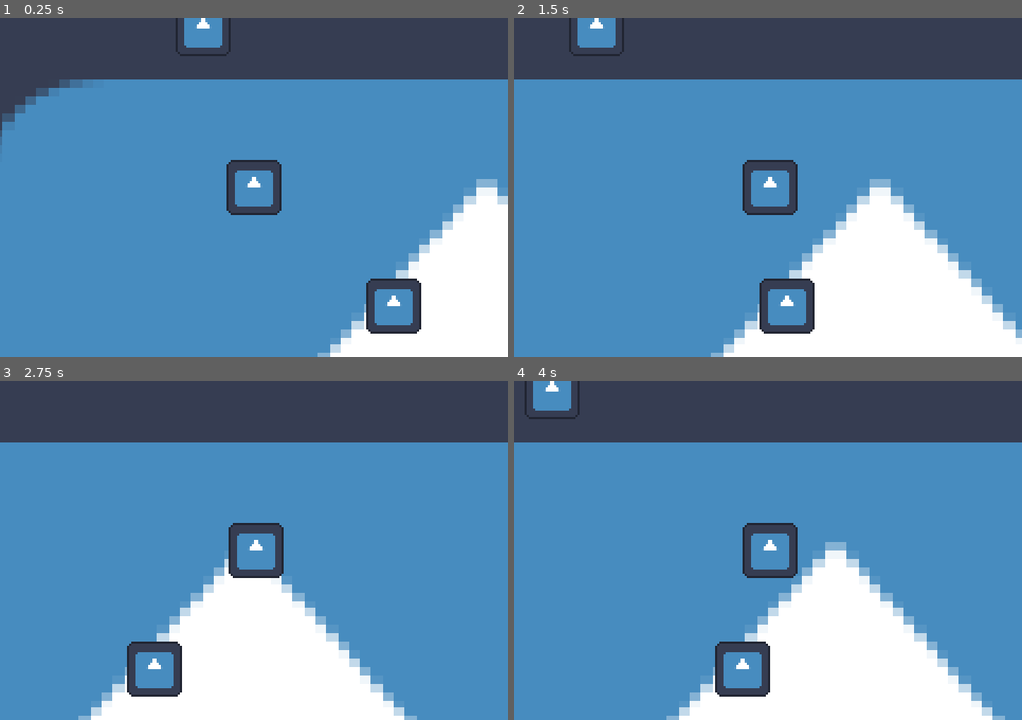
Above: before the commit, frames 1-4 (two rows, left to right).
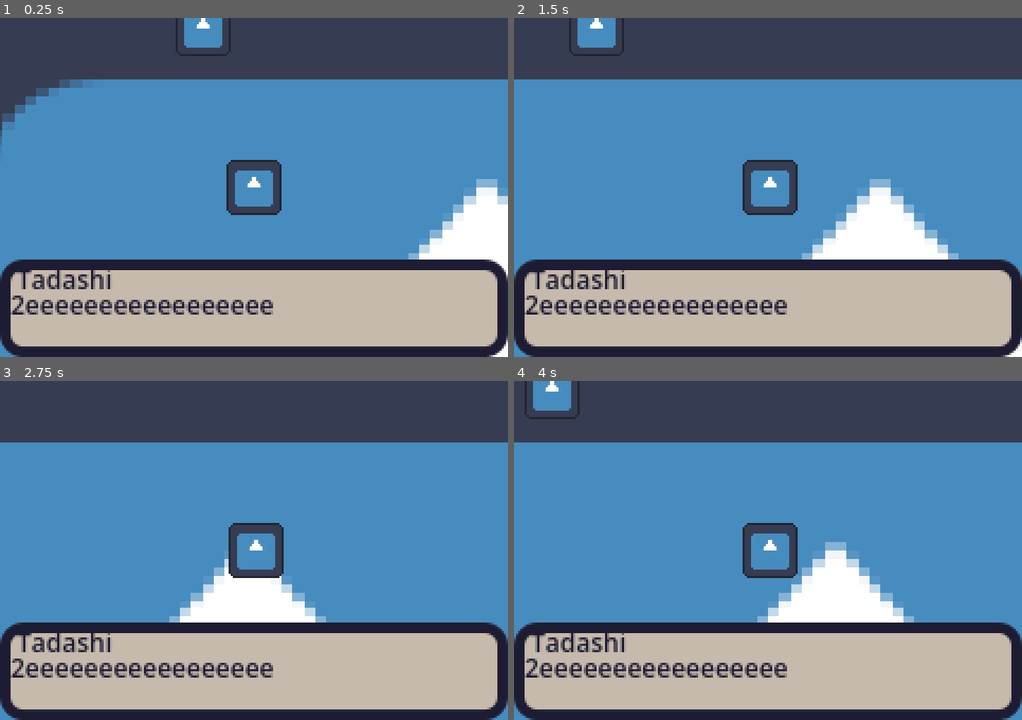
Above: after the commit, the same moments.

Repository: chickengamer555/7-days-of-rain-B1T-jam
Game: Godot game, scene res://test/test.tscn
Same seed, same stepped clock (60 frames per second), same inputs: the game is played once before the commit and once after it. The engine's default icon, where the game draws it, is replaced by a stand-in: a white triangle on a blue panel in a dark square.
Inputs (mouse positions are in pixels of both pictures, inside the frame that each line leads up to):
- Up to frame 1 (0.25 s): no input
- Up to frame 2 (1.5 s): tap Enter at 0.5 s; move the mouse to (879, 170) at 0.52 s; hold Right (right) 0.53-1.25 s; hold F (Fast_foward) 0.53-1.25 s; click (879, 170) at 0.67 s; drag from (666, 204) to (768, 187) at 1.27 s
- Up to frame 3 (2.75 s): tap Space at 2 s; move the mouse to (304, 475) at 2.02 s; hold Right (right) from 2.03 s (still down); hold Q (Ledger) from 2.03 s (still down); click (304, 475) at 2.17 s
- Up to frame 4 (4 s): release Right (right) at 2.75 s; release Q (Ledger) at 2.75 s; drag from (742, 618) to (615, 499) at 2.77 s; tap Enter at 3.5 s; move the mouse to (920, 601) at 3.52 s; hold A (left) from 3.53 s (still down); hold E (Interact) from 3.53 s (still down); click (920, 601) at 3.67 s

The runs differ from the first frame. In frame 1, 29% of the frame differs, in the area x 0-100%, y 71-100%; in frame 2, 29%; in frame 3, 28%; in frame 4, 28%.

Commit message:
Start of dialouge

Diff:
--- /dev/null
+++ b/Autoloads/DIALOUGE.tscn
@@ -0,0 +1,35 @@
+[gd_scene format=3 uid="uid://cighbufvpxapt"]
+
+[ext_resource type="PackedScene" uid="uid://ddjodc2p80frd" path="res://Dialouge/dialogue_box.tscn" id="1_kbwly"]
+[ext_resource type="Script" uid="uid://d1ic2nsfhrwro" path="res://Dialouge/dialogue_player.gd" id="2_i5blm"]
+
+[node name="Dialouge" type="Node2D" unique_id=1317725260]
+
+[node name="DialogueBox" parent="." unique_id=544790272 instance=ExtResource("1_kbwly")]
+
+[node name="Prompt" type="Label" parent="." unique_id=1754300791]
+visible = false
+anchors_preset = 10
+anchor_right = 1.0
+offset_left = -0.5
+offset_right = 240.036
+offset_bottom = 23.0
+grow_horizontal = 2
+autowrap_mode = 3
+
+[node name="ChoiceScroll" type="ScrollContainer" parent="." unique_id=1106498108]
+visible = false
+anchors_preset = 12
+anchor_top = 1.0
+anchor_right = 1.0
+anchor_bottom = 1.0
+grow_horizontal = 2
+grow_vertical = 0
+
+[node name="Choices" type="VBoxContainer" parent="ChoiceScroll" unique_id=472904823]
+layout_mode = 2
+size_flags_horizontal = 3
+
+[node name="Walker" type="Node" parent="." unique_id=1777420321]
+script = ExtResource("2_i5blm")
+metadata/_custom_type_script = "uid://d1ic2nsfhrwro"
--- /dev/null
+++ b/Dialouge/dialogue_box.tscn
@@ -0,0 +1,62 @@
+[gd_scene format=3 uid="uid://ddjodc2p80frd"]
+
+[ext_resource type="Script" uid="uid://bkjhw8nxnow3o" path="res://Dialouge/typewriter_dialogue.gd" id="1"]
+
+[sub_resource type="StyleBoxFlat" id="StyleBoxFlat_box"]
+bg_color = Color(0.7764706, 0.7294118, 0.6745098, 1)
+border_width_left = 5
+border_width_top = 5
+border_width_right = 5
+border_width_bottom = 5
+border_color = Color(0.11764706, 0.10980392, 0.19607843, 1)
+corner_radius_top_left = 10
+corner_radius_top_right = 10
+corner_radius_bottom_right = 10
+corner_radius_bottom_left = 10
+
+[node name="DialogueBox" type="CanvasLayer" unique_id=1647983095]
+layer = 10
+script = ExtResource("1")
+
+[node name="BackgroundPanel" type="Panel" parent="." unique_id=1695287328]
+unique_name_in_owner = true
+anchors_preset = 12
+anchor_top = 1.0
+anchor_right = 1.0
+anchor_bottom = 1.0
+offset_top = -46.0
+offset_right = -0.022003174
+offset_bottom = 0.06500244
+grow_horizontal = 2
+grow_vertical = 0
+theme_override_styles/panel = SubResource("StyleBoxFlat_box")
+
+[node name="DialogueContainer" type="VBoxContainer" parent="BackgroundPanel" unique_id=1672648597]
+layout_mode = 1
+anchors_preset = 15
+anchor_right = 1.0
+anchor_bottom = 1.0
+offset_left = 5.0
+offset_top = -8.0
+offset_right = -4.979004
+offset_bottom = -1.0650024
+grow_horizontal = 2
+grow_vertical = 2
+
+[node name="CharacterNameLabel" type="Label" parent="BackgroundPanel/DialogueContainer" unique_id=545534142]
+unique_name_in_owner = true
+layout_mode = 2
+offset_transform_enabled = true
+offset_transform_position = Vector2(3.008, 8.885)
+theme_override_colors/font_color = Color(0.11764706, 0.10980392, 0.19607843, 1)
+theme_override_font_sizes/font_size = 12
+text = "Tadashi"
+
+[node name="DialogueTextLabel" type="Label" parent="BackgroundPanel/DialogueContainer" unique_id=434545990]
+unique_name_in_owner = true
+layout_mode = 2
+size_flags_vertical = 3
+theme_override_colors/font_color = Color(0.11764706, 0.10980392, 0.19607843, 1)
+theme_override_font_sizes/font_size = 12
+text = "2eeeeeeeeeeeeeeeee"
+autowrap_mode = 3
--- /dev/null
+++ b/Dialouge/typewriter_dialogue.gd
@@ -0,0 +1,133 @@
+class_name TypewriterDialogue
+extends Control
+
+# Dialogue box with a typewriter effect: types each line out, then waits for a click.
+
+signal dialogue_finished
+
+# Timers can't run at zero.
+const MIN_SECONDS_PER_CHARACTER := 0.001
+
+# Seconds between characters. Larger is slower. Takes effect at once, even mid-line.
+@export var seconds_per_character: float = 0.05:
+	set(value):
+		seconds_per_character = maxf(value, MIN_SECONDS_PER_CHARACTER)
+		_apply_speed()
+
+var dialogue_lines: Array[Dictionary] = []
+var current_line_index: int = 0
+var is_typing: bool = false
+var waiting_for_click: bool = false
+var target_text: String = ""
+var char_index: int = 0
+
+var _typewriter_timer: Timer = null
+
+@onready var character_name_label: Label = %CharacterNameLabel
+@onready var dialogue_text_label: Label = %DialogueTextLabel
+@onready var background_panel: Panel = %BackgroundPanel
+
+
+func _ready() -> void:
+	_typewriter_timer = Timer.new()
+	_typewriter_timer.process_callback = Timer.TIMER_PROCESS_PHYSICS
+	_typewriter_timer.wait_time = seconds_per_character
+	_typewriter_timer.timeout.connect(_on_typewriter_timer_timeout)
+	add_child(_typewriter_timer)
+
+	visible = false
+
+	background_panel.gui_input.connect(_on_background_panel_gui_input)
+	background_panel.mouse_filter = Control.MOUSE_FILTER_STOP
+
+
+## Clicks anywhere on the (full-screen) root count too, not only on the box.
+func _gui_input(event: InputEvent) -> void:
+	_click_from(event)
+
+
+## Starts a conversation, replacing any that is running. An empty list finishes straight away.
+func start_dialogue(lines: Array[Dictionary]) -> void:
+	_stop_typing()
+	dialogue_lines = lines
+	current_line_index = 0
+	visible = true
+	_show_current_line()
+
+
+## What a click does: finishes the line being typed, or goes to the next line. Does nothing when no
+## dialogue is running. Call it from your own input, such as a key or a gamepad button.
+func advance() -> void:
+	if is_typing:
+		char_index = target_text.length()
+		dialogue_text_label.visible_characters = char_index
+		_finish_line()
+	elif waiting_for_click:
+		waiting_for_click = false
+		current_line_index += 1
+		_show_current_line()
+
+
+
+
+
+func _show_current_line() -> void:
+	if current_line_index >= dialogue_lines.size():
+		_finish_dialogue()
+		return
+	var line_data: Dictionary = dialogue_lines[current_line_index]
+	character_name_label.text = str(line_data.get("character", ""))
+	target_text = str(line_data.get("text", ""))
+	char_index = 0
+	dialogue_text_label.text = target_text
+	dialogue_text_label.visible_characters = 0
+	is_typing = true
+	_typewriter_timer.start()
+
+
+func _finish_line() -> void:
+	is_typing = false
+	_typewriter_timer.stop()
+	waiting_for_click = true
+
+
+func _finish_dialogue() -> void:
+	_stop_typing()
+	visible = false
+	dialogue_finished.emit()
+
+
+## Clears the state of whatever was on screen, so a restart can't inherit it.
+func _stop_typing() -> void:
+	is_typing = false
+	waiting_for_click = false
+	if _typewriter_timer:
+		_typewriter_timer.stop()
+
+
+func _apply_speed() -> void:
+	if _typewriter_timer == null:
+		return
+	_typewriter_timer.wait_time = seconds_per_character
+	# Changing wait_time alone leaves the countdown already in progress running at the old speed.
+	if is_typing:
+		_typewriter_timer.start()
+
+
+func _click_from(event: InputEvent) -> void:
+	if event is InputEventMouseButton:
+		var click: InputEventMouseButton = event
+		if click.pressed and click.button_index == MOUSE_BUTTON_LEFT:
+			advance()
+
+
+func _on_typewriter_timer_timeout() -> void:
+	if char_index < target_text.length():
+		char_index += 1
+		dialogue_text_label.visible_characters = char_index
+	if char_index >= target_text.length():
+		_finish_line()
+
+
+func _on_background_panel_gui_input(event: InputEvent) -> void:
+	_click_from(event)
--- a/project.godot
+++ b/project.godot
@@ -20,6 +20,7 @@
 Clock="*uid://bs6gh5xtlewac"
 Flags="*uid://dt7l3ybidm6dn"
 Ledger="*uid://dy14aahpv86u4"
+Dialouge="*uid://cighbufvpxapt"
 
 [display]
 
@@ -32,6 +33,30 @@
 
 [input]
 
+ui_accept={
+"deadzone": 0.5,
+"events": [Object(InputEventKey,"resource_local_to_scene":false,"resource_name":"","device":16,"window_id":0,"alt_pressed":false,"shift_pressed":false,"ctrl_pressed":false,"meta_pressed":false,"pressed":false,"keycode":4194309,"physical_keycode":0,"key_label":0,"unicode":0,"location":0,"echo":false,"script":null)
+, Object(InputEventKey,"resource_local_to_scene":false,"resource_name":"","device":16,"window_id":0,"alt_pressed":false,"shift_pressed":false,"ctrl_pressed":false,"meta_pressed":false,"pressed":false,"keycode":4194310,"physical_keycode":0,"key_label":0,"unicode":0,"location":0,"echo":false,"script":null)
+, Object(InputEventKey,"resource_local_to_scene":false,"resource_name":"","device":16,"window_id":0,"alt_pressed":false,"shift_pressed":false,"ctrl_pressed":false,"meta_pressed":false,"pressed":false,"keycode":32,"physical_keycode":0,"key_label":0,"unicode":32,"location":0,"echo":false,"script":null)
+, Object(InputEventKey,"resource_local_to_scene":false,"resource_name":"","device":-1,"window_id":0,"alt_pressed":false,"shift_pressed":false,"ctrl_pressed":false,"meta_pressed":false,"pressed":false,"keycode":0,"physical_keycode":69,"key_label":0,"unicode":101,"location":0,"echo":false,"script":null)
+]
+}
+ui_up={
+"deadzone": 0.5,
+"events": [Object(InputEventKey,"resource_local_to_scene":false,"resource_name":"","device":16,"window_id":0,"alt_pressed":false,"shift_pressed":false,"ctrl_pressed":false,"meta_pressed":false,"pressed":false,"keycode":4194320,"physical_keycode":0,"key_label":0,"unicode":0,"location":0,"echo":false,"script":null)
+, Object(InputEventJoypadButton,"resource_local_to_scene":false,"resource_name":"","device":-1,"button_index":11,"pressure":0.0,"pressed":false,"script":null)
+, Object(InputEventJoypadMotion,"resource_local_to_scene":false,"resource_name":"","device":-1,"axis":1,"axis_value":-1.0,"script":null)
+, Object(InputEventKey,"resource_local_to_scene":false,"resource_name":"","device":-1,"window_id":0,"alt_pressed":false,"shift_pressed":false,"ctrl_pressed":false,"meta_pressed":false,"pressed":false,"keycode":0,"physical_keycode":87,"key_label":0,"unicode":119,"location":0,"echo":false,"script":null)
+]
+}
+ui_down={
+"deadzone": 0.5,
+"events": [Object(InputEventKey,"resource_local_to_scene":false,"resource_name":"","device":16,"window_id":0,"alt_pressed":false,"shift_pressed":false,"ctrl_pressed":false,"meta_pressed":false,"pressed":false,"keycode":4194322,"physical_keycode":0,"key_label":0,"unicode":0,"location":0,"echo":false,"script":null)
+, Object(InputEventJoypadButton,"resource_local_to_scene":false,"resource_name":"","device":-1,"button_index":12,"pressure":0.0,"pressed":false,"script":null)
+, Object(InputEventJoypadMotion,"resource_local_to_scene":false,"resource_name":"","device":-1,"axis":1,"axis_value":1.0,"script":null)
+, Object(InputEventKey,"resource_local_to_scene":false,"resource_name":"","device":-1,"window_id":0,"alt_pressed":false,"shift_pressed":false,"ctrl_pressed":false,"meta_pressed":false,"pressed":false,"keycode":0,"physical_keycode":83,"key_label":0,"unicode":115,"location":0,"echo":false,"script":null)
+]
+}
 up={
 "deadzone": 0.2,
 "events": [Object(InputEventKey,"resource_local_to_scene":false,"resource_name":"","device":-1,"window_id":0,"alt_press …(192 unchanged characters)…
Not shown, changed: Dialouge/note for judges.txt
Not shown, added: Dialouge/typewriter_dialogue.gd.uid
